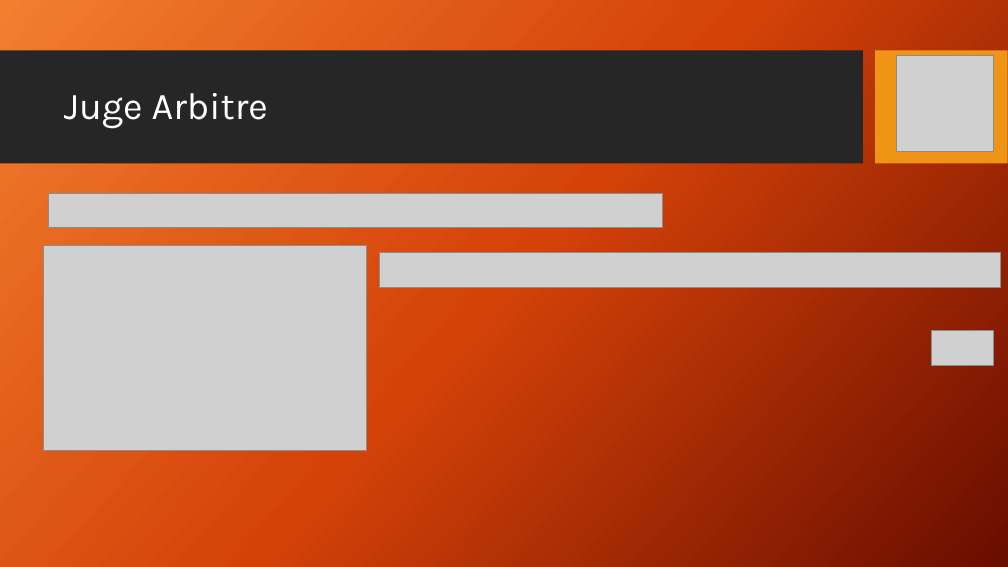
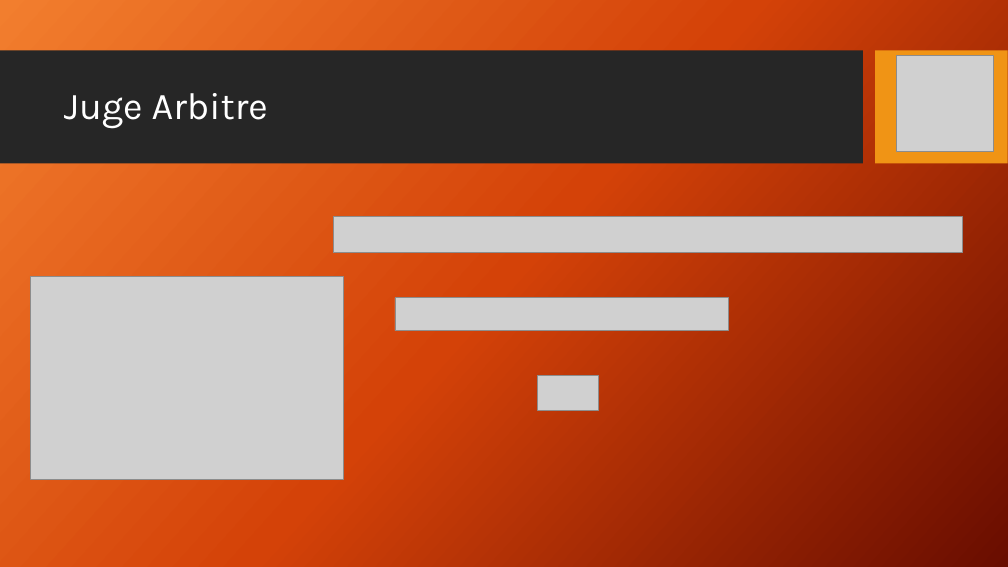
Before and after one commit to CHAUTARD/NIJAC, a slide deck: slide 7 of NIJAC.pptx (slide 5 before the commit). Drawn at 1008x567 pixels with LibreOffice and Linux fonts; fonts in the diff are those of the drawing; grey boxes stand for pictures; background and template pictures are left out. Boxes give left, top, right and bottom in pixels: in the first picture for what was removed or moved away, otherwise in the second. Text is boxed around its words. In the diff, an @@ line names an element or a change of style, - is before the commit and + after.

```diff
--- a/NIJAC.pptx
+++ b/NIJAC.pptx
@@ picture removed at (x1=48, y1=194, x2=663, y2=228) @@
@@ picture added at (x1=333, y1=217, x2=963, y2=253) @@
@@ picture removed at (x1=380, y1=253, x2=1000, y2=287) @@
@@ picture resized from (x1=44, y1=246, x2=367, y2=451) to (x1=31, y1=277, x2=344, y2=479) @@
@@ picture added at (x1=395, y1=298, x2=728, y2=331) @@
@@ picture moved from (x1=932, y1=330, x2=994, y2=365) to (x1=537, y1=376, x2=598, y2=411) @@
```
Also in this commit, not shown: 10 other slides changed, 4 slides added, 3 other files.
